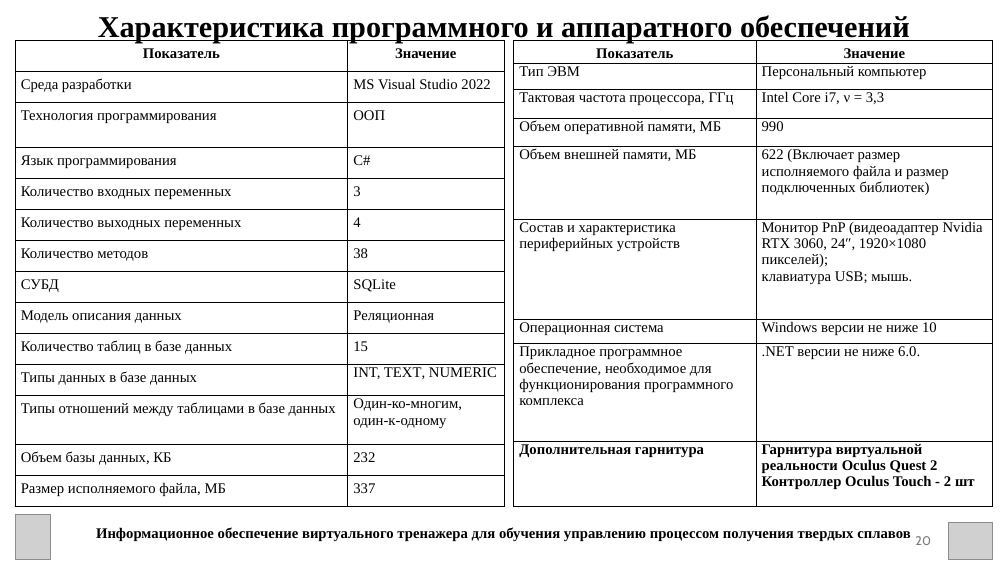
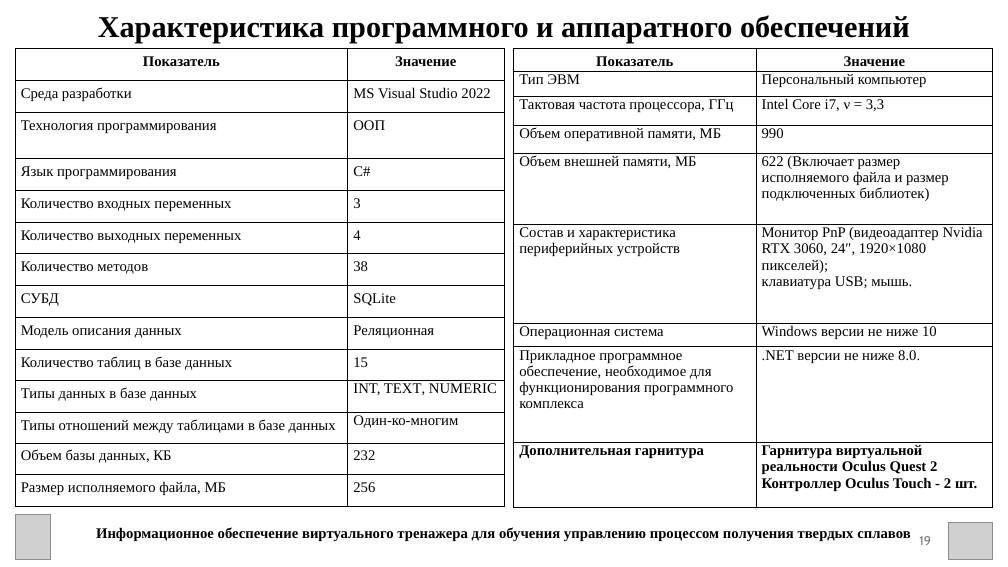
Before and after one commit to Alilya/TextDiplom, a slide deck: slide 19 of Диплом.pptx (slide 20 before the commit). Drawn at 1008x567 pixels with LibreOffice and Linux fonts; fonts in the diff are those of the drawing; grey boxes stand for pictures. Boxes give left, top, right and bottom in pixels: in the first picture for what was removed or moved away, otherwise in the second. Text is boxed around its words. In the diff, an @@ line names an element or a change of style, - is before the commit and + after.

```diff
--- a/Диплом.pptx
+++ b/Диплом.pptx
@@ table at bbox=[15, 49, 504, 507] @@
-row 12, column 2: Один-ко-многим, один-к-одному
+row 12, column 2: Один-ко-многим
-row 14, column 2: 337
+row 14, column 2: 256
@@ table: place and size @@
-table at bbox=[15, 41, 504, 507]
+table at bbox=[15, 49, 504, 507]
@@ table at bbox=[513, 49, 993, 507] @@
-row 8, column 2: .NET версии не ниже 6.0.
+row 8, column 2: .NET версии не ниже 8.0.
-row 9, column 2: Гарнитура виртуальной реальности Oculus Quest 2 / Контроллер Oculus Touch - 2 шт
+row 9, column 2: Гарнитура виртуальной реальности Oculus Quest 2 / Контроллер Oculus Touch - 2 шт.
@@ table: place and size @@
-table at bbox=[513, 41, 993, 507]
+table at bbox=[513, 49, 993, 507]
@@ page number at bbox=[919, 536, 931, 545]: text changed @@
-20
+19
```
Also in this commit, not shown: 20 other slides changed, 2 slides removed, 20 other files.
